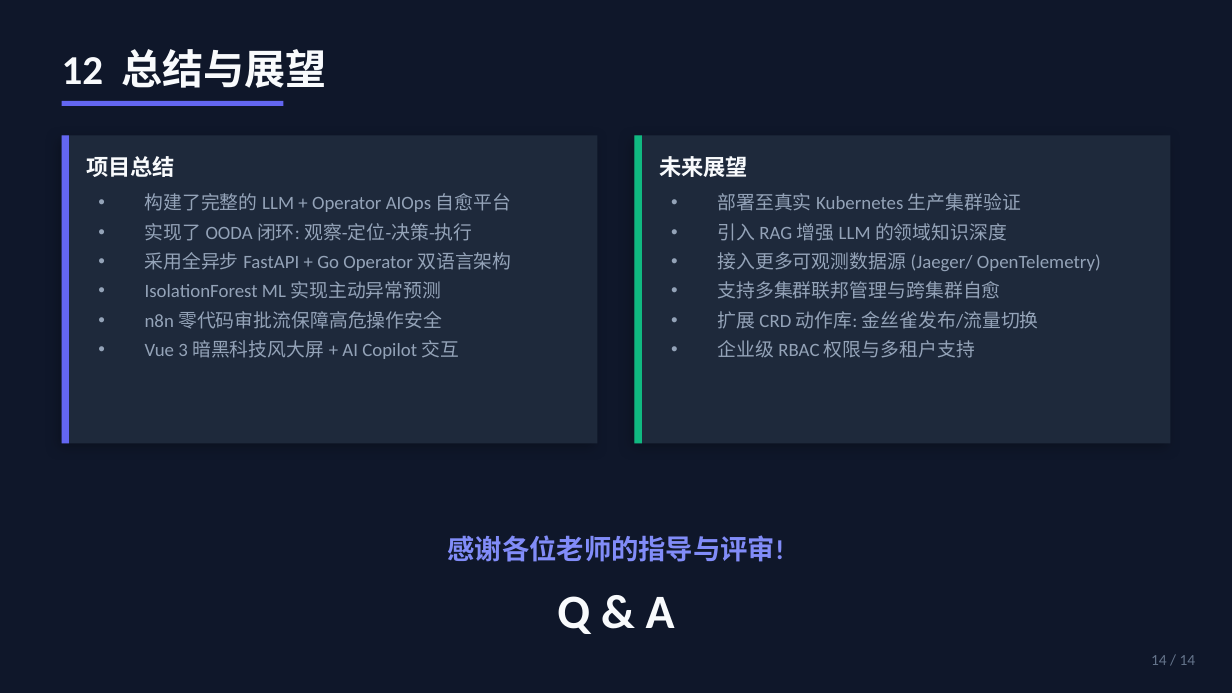
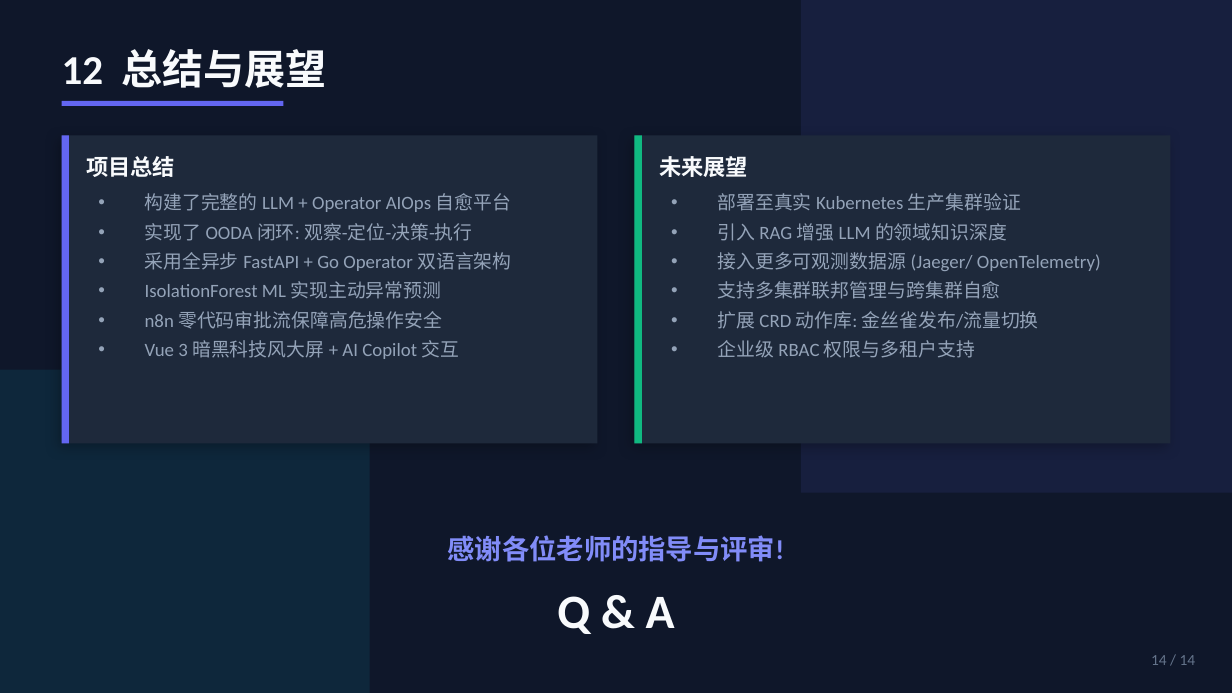
Before and after one commit to liuyu6610/kubenete-Aiops, a slide deck: slide 14 of docs/KubeSentinel-GraduationDefense.pptx. Drawn at 1232x693 pixels with LibreOffice and Linux fonts; fonts in the diff are those of the drawing. Boxes give left, top, right and bottom in pixels: in the first picture for what was removed or moved away, otherwise in the second. Text is boxed around its words. In the diff, an @@ line names an element or a change of style, - is before the commit and + after.

```diff
--- a/docs/KubeSentinel-GraduationDefense.pptx
+++ b/docs/KubeSentinel-GraduationDefense.pptx
@@ rectangle at <box>801,0,1232,493</box>: oval to rectangle @@
@@ rectangle at <box>0,370,370,693</box>: oval to rectangle @@
```
Also in this commit, not shown: 5 other slides changed, 4 other files.
